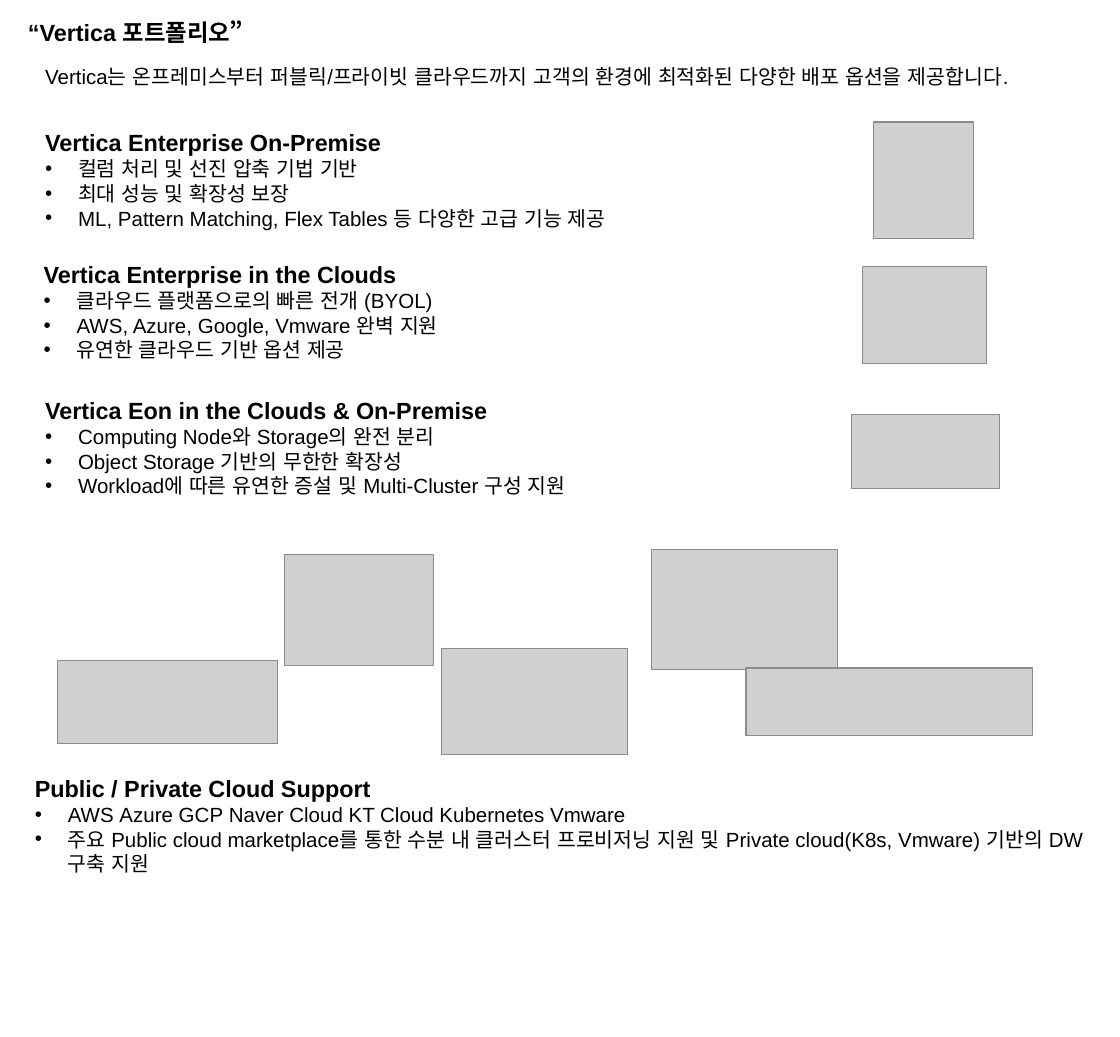
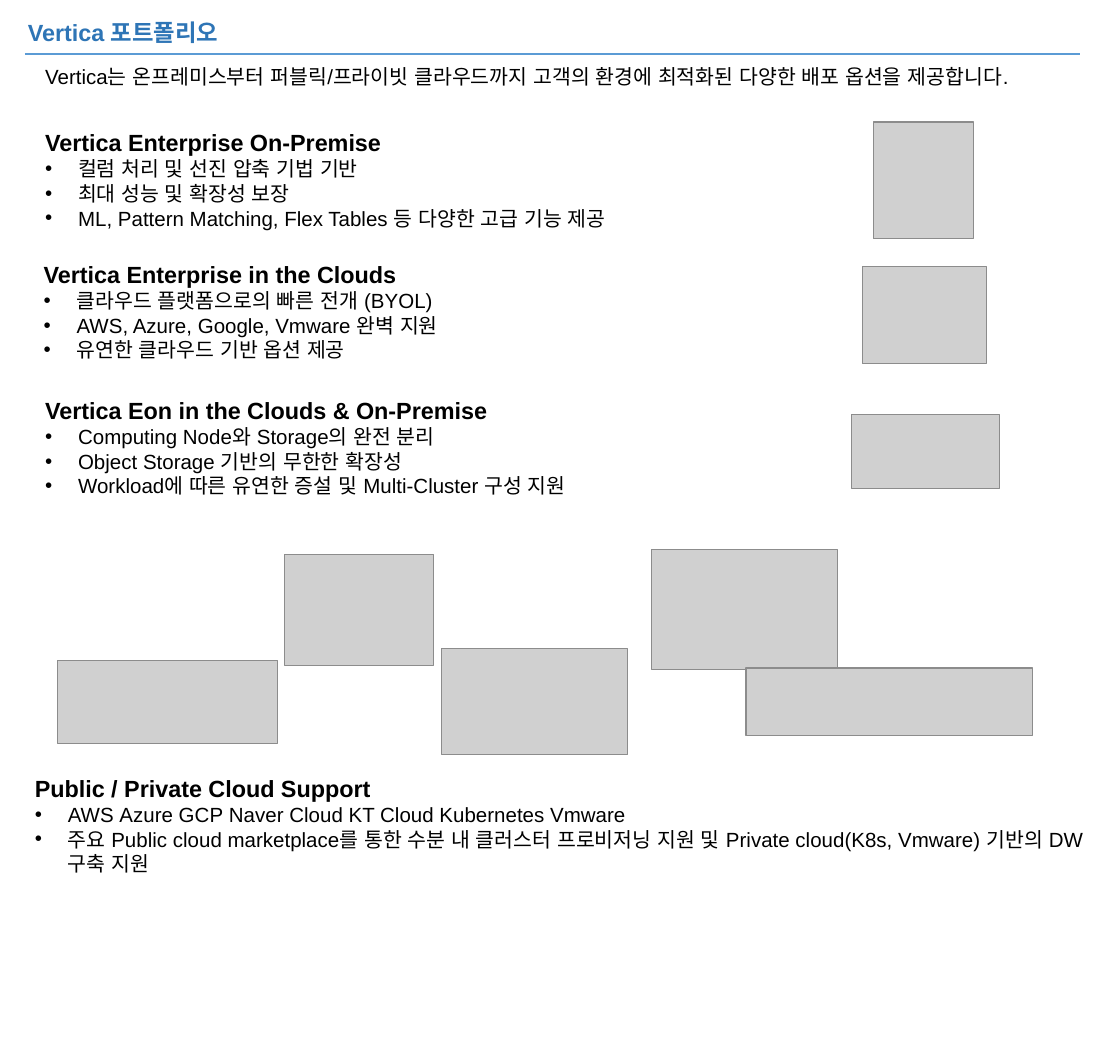
Before and after one commit to JIN0326/vertica_blog, a slide deck: slide 2 of 99ref/blog.pptx. Drawn at 1120x1037 pixels with LibreOffice and Linux fonts; fonts in the diff are those of the drawing; grey boxes stand for pictures. Boxes give left, top, right and bottom in pixels: in the first picture for what was removed or moved away, otherwise in the second. Text is boxed around its words. In the diff, an @@ line names an element or a change of style, - is before the commit and + after.

```diff
--- a/99ref/blog.pptx
+++ b/99ref/blog.pptx
@@ text at [28,21,218,43]: text changed; text colour #000000 to #2E75B6 @@
-“Vertica 포트폴리오”
+Vertica 포트폴리오
@@ line added from (25, 54) to (1080, 54), #5B9BD5 1.5 pt @@
```
Also in this commit, not shown: 1 other slide changed, 3 slides added, 3 other files.
